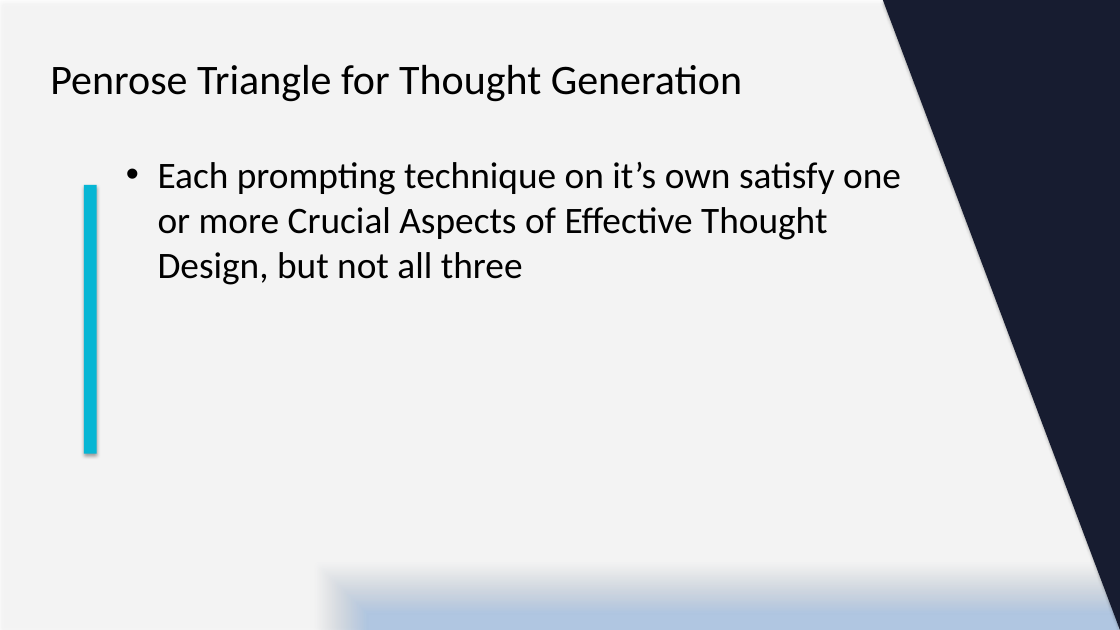
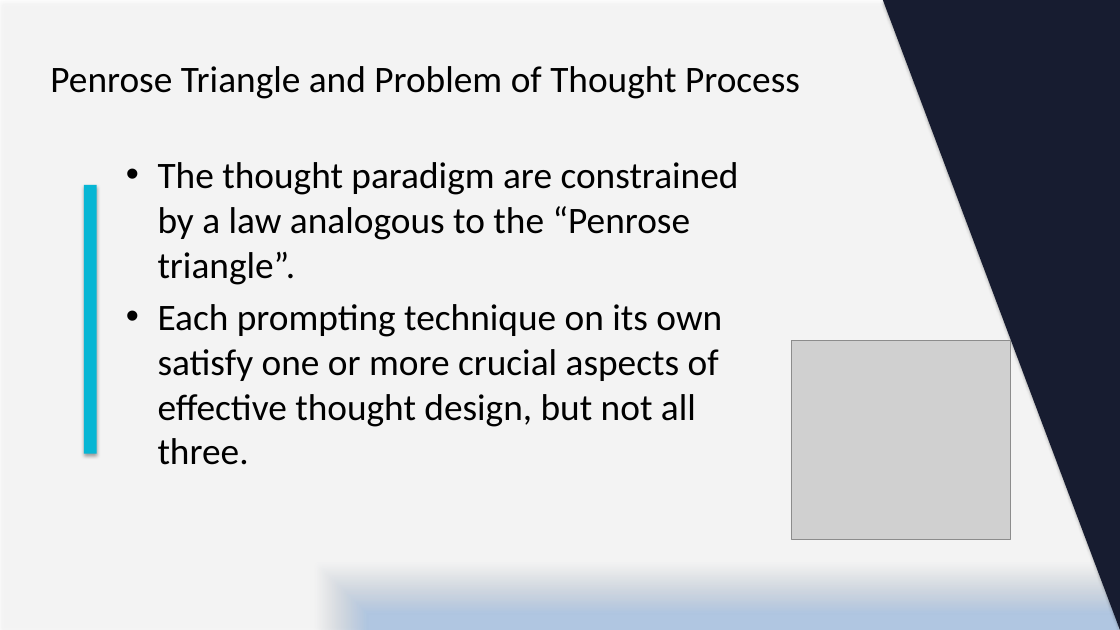
Before and after one commit to kafeiaulait-gif/HI-634-Assignment_2, a slide deck: slide 10 of slide_deck/Everything_of_Thoughts_Dynamic_Final.pptx (slide 8 before the commit). Drawn at 1120x630 pixels with LibreOffice and Linux fonts; fonts in the diff are those of the drawing; grey boxes stand for pictures. Boxes give left, top, right and bottom in pixels: in the first picture for what was removed or moved away, otherwise in the second. Text is boxed around its words. In the diff, an @@ line names an element or a change of style, - is before the commit and + after.

```diff
--- a/slide_deck/Everything_of_Thoughts_Dynamic_Final.pptx
+++ b/slide_deck/Everything_of_Thoughts_Dynamic_Final.pptx
@@ title at box(50, 66, 800, 99): text changed; size 36 to 32 pt @@
-Penrose Triangle for Thought Generation
+Penrose Triangle and Problem of Thought Process
@@ text at box(158, 162, 739, 465): text changed @@
-• Each prompting technique on it’s own satisfy one or more Crucial Aspects of Effective Thought Design, but not all three
+• The thought paradigm are constrained by a law analogous to the “Penrose triangle”.
+• Each prompting technique on its own satisfy one or more crucial aspects of effective thought design, but not all three.
@@ picture added at box(792, 340, 1011, 539) @@
```
Also in this commit, not shown: 5 other slides changed, 14 slides added, 1 slide removed, 10 other files.
